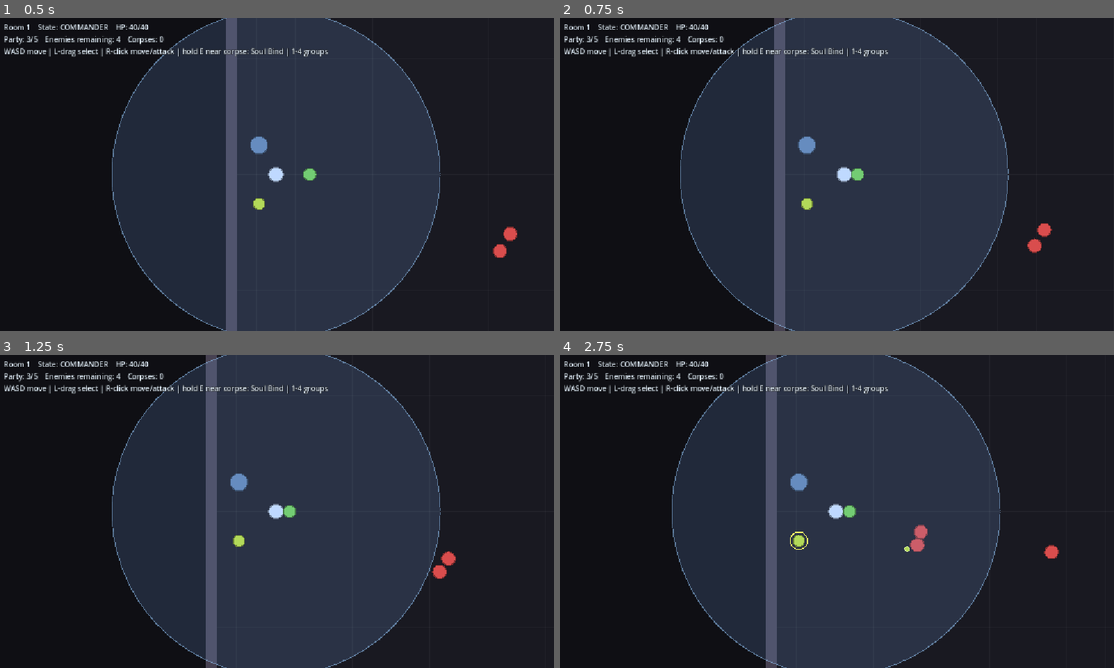
Above: before the commit, frames 1-4 (two rows, left to right).
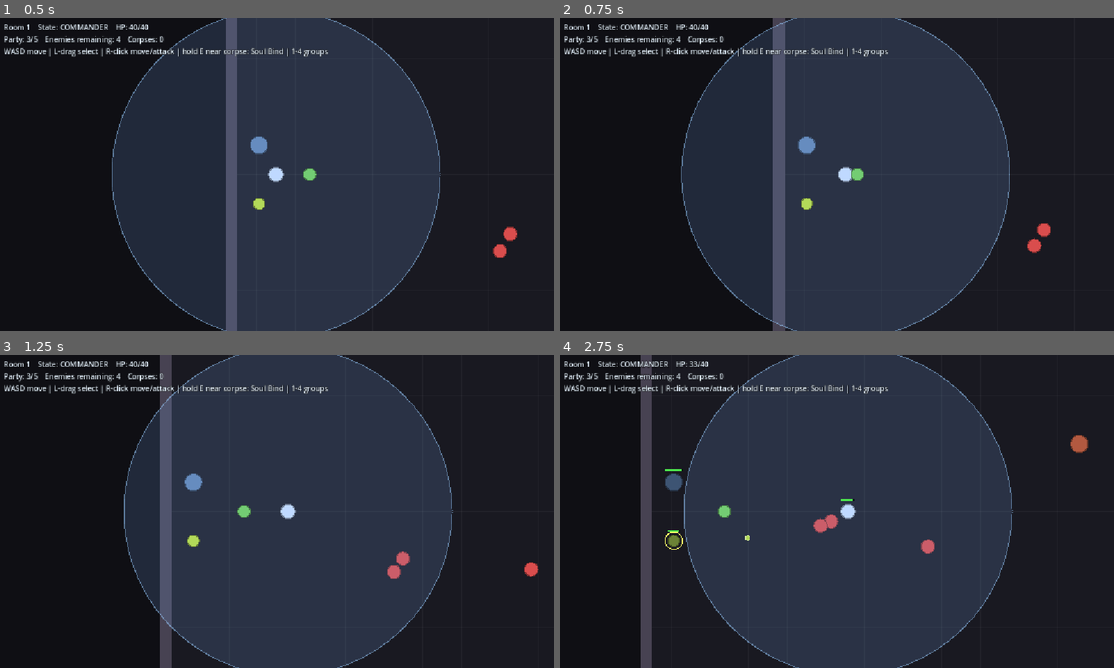
Above: after the commit, the same moments.

Repository: Pandazzian/necromancer-but-rogue-like
Game: Godot game, scene res://scenes/main.tscn
The game is run twice, just before and just after one commit, with the same random seed, the same clock (stepped at 60 frames per second) and the same inputs. This scene is started directly instead of the project's main scene.
Inputs (mouse positions are in pixels of both pictures, inside the frame that each line leads up to):
- Up to frame 1 (0.5 s): no input
- Up to frame 2 (0.75 s): tap Enter at 0.5 s; move the mouse to (958, 158) at 0.52 s; hold D (move_right) from 0.53 s (still down); hold Space (desperation_attack) from 0.53 s (still down); click (958, 158) at 0.67 s
- Up to frame 3 (1.25 s): keep holding D (move_right); keep holding Space (desperation_attack)
- Up to frame 4 (2.75 s): release D (move_right) at 1.25 s; release Space (desperation_attack) at 1.25 s; drag from (726, 527) to (809, 574) at 1.27 s; move the mouse to (892, 442) at 2.02 s; hold D (move_right) from 2.03 s (still down); tap 0 at 2.1 s

Frame 1 is identical in both runs. In frame 2, 1.3% of the frame differs, in the area x 21-89%, y 0-100%; in frame 3, 9.7%; in frame 4, 10%, in the area x 14-96%, y 0-100%.

Commit message:
Add role formations, cohesive march speed, and unit avoidance
Improve group movement so armies march as a body and stop wedging on each other.

- Formation move: selecting multiple minions and right-clicking arranges them
  into role-ordered rows (tanks front, then warriors, mages, archers rear),
  facing the march direction (rts_commander.gd).
- Cohesive march: the group moves at the slowest selected unit's speed via a
  per-order capped speed on minions, so fast units don't outrun the tanks.
- Unit avoidance: units no longer hard-collide with each other (own physics
  layers, mask = walls only) and instead use boids-style separation steering
  (BaseEntity.compute_separation), resolving the crowding/stuck-on-each-other
  problem. Movement in minion/enemy refactored to set velocity then apply
  separation in a single move_and_slide.
- Point the room's exit-door Area2D mask at the player's new physics layer so
  room transitions still fire.

Co-Authored-By: Claude Opus 4.8 <noreply@anthropic.com>

Diff:
--- a/scripts/base_entity.gd
+++ b/scripts/base_entity.gd
@@ -5,6 +5,16 @@
 
 signal died(entity: BaseEntity)
 signal health_changed(current: float, maximum: float)
+
+# Physics layer bit-values. Units collide only with WORLD (walls), never with
+# each other - crowding is resolved by soft separation steering instead.
+const LAYER_WORLD: int = 1
+const LAYER_PLAYER: int = 2
+const LAYER_MINION: int = 4
+const LAYER_ENEMY: int = 8
+
+const SEPARATION_GAIN: float = 6.0
+const SEPARATION_MAX: float = 170.0
 
 @export var max_hp: float = 100.0
 ## Radius of this actor's body, used for drawing and melee range checks.
@@ -90,6 +100,32 @@
 func _on_death() -> void:
 	queue_free()
 
+## Boids-style separation: a velocity that pushes this unit away from nearby
+## units so crowds spread out instead of jamming. Add to velocity before
+## move_and_slide(). `groups` lists which unit groups to avoid.
+func compute_separation(groups: PackedStringArray) -> Vector2:
+	var push: Vector2 = Vector2.ZERO
+	for g in groups:
+		for other in get_tree().get_nodes_in_group(g):
+			if other == self or not (other is BaseEntity):
+				continue
+			var ob := other as BaseEntity
+			if ob.is_dead:
+				continue
+			var d: Vector2 = global_position - ob.global_position
+			var dist: float = d.length()
+			var min_d: float = body_radius + ob.body_radius + 4.0
+			if dist < min_d:
+				if dist > 0.001:
+					push += (d / dist) * (min_d - dist)
+				else:
+					# Exact overlap: shove apart in a random direction.
+					push += Vector2(randf() * 2.0 - 1.0, randf() * 2.0 - 1.0) * min_d
+	push *= SEPARATION_GAIN
+	if push.length() > SEPARATION_MAX:
+		push = push.normalized() * SEPARATION_MAX
+	return push
+
 ## Helper for subclasses: draw the body circle + a small HP bar in _draw().
 func _draw_body_and_health() -> void:
 	draw_circle(Vector2.ZERO, body_radius, body_color)
--- a/scripts/enemy.gd
+++ b/scripts/enemy.gd
@@ -4,6 +4,7 @@
 ## (player or minion) and attack. On death, leaves a Corpse to be Soul Bound.
 
 const CorpseScene: PackedScene = preload("res://scenes/corpse.tscn")
+const AVOID_GROUPS: PackedStringArray = ["enemies", "minions"]
 
 ## Class definition. Assign before adding to the tree (set by Room via Classes).
 @export var archetype: UnitArchetype = null
@@ -27,6 +28,8 @@
 		body_color = Color(0.85, 0.3, 0.3)
 	super._ready()
 	add_to_group("enemies")
+	collision_layer = LAYER_ENEMY
+	collision_mask = LAYER_WORLD  # walls only; pass through units
 	attack_target_groups = PackedStringArray(["minions", "player"])
 
 func _physics_process(delta: float) -> void:
@@ -39,7 +42,7 @@
 		_retarget_cd = retarget_interval
 
 	if target == null or not is_instance_valid(target):
-		velocity = Vector2.ZERO
+		velocity = compute_separation(AVOID_GROUPS)
 		move_and_slide()
 		queue_redraw()
 		return
@@ -47,15 +50,15 @@
 	var to_target: Vector2 = target.global_position - global_position
 	if to_target.length() > attack_range:
 		velocity = to_target.normalized() * move_speed
-		move_and_slide()
 	else:
 		velocity = Vector2.ZERO
-		move_and_slide()
 		if _atk_cd <= 0.0:
 			perform_attack(target)
 			_atk_cd = attack_cooldown
 			if attack_type == UnitArchetype.AttackType.MELEE:
 				_attack_flash = 0.12
+	velocity += compute_separation(AVOID_GROUPS)
+	move_and_slide()
 	queue_redraw()
 
 func _acquire_target() -> BaseEntity:
--- a/scripts/minion.gd
+++ b/scripts/minion.gd
@@ -1,11 +1,13 @@
 class_name Minion
 extends BaseEntity
 ## An undead servant. Obeys RTS orders only inside the Command Aura; outside it,
-## it falls into Lethargy and slowly crumbles (GDD 3.1).
+## it falls into Lethargy and slowly crumbles (GDD 3.1). Units don't hard-collide
+## with each other - crowding is smoothed by separation steering.
 
 enum State { IDLE, MOVING, ATTACKING, LETHARGY }
 
 const LETHARGY_MELEE_RANGE: float = 46.0
+const AVOID_GROUPS: PackedStringArray = ["minions", "enemies"]
 
 ## Class definition. Assign before adding to the tree (set by Main via Classes).
 @export var archetype: UnitArchetype = null
@@ -28,6 +30,7 @@
 var _attack_flash: float = 0.0
 var _ordered_attack: bool = false  # true = explicit R-click order, false = auto
 var _base_color: Color = Color(0.45, 0.8, 0.45)
+var _formation_speed: float = 0.0  # >0 = move at this capped speed (slowest in group)
 
 func _ready() -> void:
 	if archetype != null:
@@ -43,6 +46,8 @@
 	auto_aggro_range = maxf(auto_aggro_range, attack_range * 0.9)
 	super._ready()
 	add_to_group("minions")
+	collision_layer = LAYER_MINION
+	collision_mask = LAYER_WORLD  # walls only; pass through units
 	attack_target_groups = PackedStringArray(["enemies"])
 	order_pos = global_position
 
@@ -58,33 +63,42 @@
 
 	var in_aura: bool = global_position.distance_to(player.global_position) <= player.aura_radius
 	if not in_aura:
-		_process_lethargy(delta)
-	else:
-		if state == State.LETHARGY:
-			state = State.IDLE  # tether re-established
-		match state:
-			State.IDLE:
-				_process_idle()
-			State.MOVING:
-				_process_moving()
-			State.ATTACKING:
-				_process_attacking()
+		_process_lethargy(delta)  # sets velocity; no separation while crumbling
+		move_and_slide()
+		queue_redraw()
+		return
+
+	if state == State.LETHARGY:
+		state = State.IDLE  # tether re-established
+	match state:
+		State.IDLE:
+			_process_idle()
+		State.MOVING:
+			_process_moving()
+		State.ATTACKING:
+			_process_attacking()
+	velocity += compute_separation(AVOID_GROUPS)
+	move_and_slide()
 	queue_redraw()
 
 # --- Orders (issued by RTSCommander) ---------------------------------------
 
-func order_move(pos: Vector2) -> void:
+## Move to `pos`. If `capped_speed` > 0, march at that speed instead of the
+## minion's own (used for cohesive formations: everyone moves at the slowest).
+func order_move(pos: Vector2, capped_speed: float = 0.0) -> void:
 	order_pos = pos
 	target = null
 	_ordered_attack = false
+	_formation_speed = capped_speed
 	state = State.MOVING
 
 func order_attack(enemy: BaseEntity) -> void:
 	target = enemy
 	_ordered_attack = true  # explicit orders chase relentlessly
+	_formation_speed = 0.0
 	state = State.ATTACKING
 
-# --- State handlers --------------------------------------------------------
+# --- State handlers (set velocity only; caller runs move_and_slide) ---------
 
 func _process_idle() -> void:
 	# Auto-engage the nearest enemy that strays into range (attack-move guard).
@@ -95,35 +109,34 @@
 		state = State.ATTACKING
 		return
 	velocity = Vector2.ZERO
-	move_and_slide()
 
 func _process_moving() -> void:
 	var to_target: Vector2 = order_pos - global_position
 	if to_target.length() <= 6.0:
 		velocity = Vector2.ZERO
-		move_and_slide()
 		state = State.IDLE
+		_formation_speed = 0.0
 		return
-	velocity = to_target.normalized() * move_speed
-	move_and_slide()
+	var spd: float = _formation_speed if _formation_speed > 0.0 else move_speed
+	velocity = to_target.normalized() * spd
 
 func _process_attacking() -> void:
 	if target == null or not is_instance_valid(target) or target.is_dead:
 		target = null
+		velocity = Vector2.ZERO
 		state = State.IDLE
 		return
 	var to_target: Vector2 = target.global_position - global_position
 	# Auto-acquired targets have a leash so minions can't be baited out of the aura.
 	if not _ordered_attack and to_target.length() > auto_aggro_range * auto_leash_mult:
 		target = null
+		velocity = Vector2.ZERO
 		state = State.IDLE
 		return
 	if to_target.length() > attack_range:
 		velocity = to_target.normalized() * move_speed
-		move_and_slide()
 	else:
 		velocity = Vector2.ZERO
-		move_and_slide()
 		if _atk_cd <= 0.0:
 			perform_attack(target)
 			_atk_cd = attack_cooldown
@@ -133,7 +146,6 @@
 func _process_lethargy(delta: float) -> void:
 	state = State.LETHARGY
 	velocity = Vector2.ZERO
-	move_and_slide()
 	take_true_damage(lethargy_dps * delta)  # crumbles over time, ignores defense
 	# Crippled: no movement and no ranged attacks, just weak flails at melee range.
 	if _atk_cd <= 0.0:
--- a/scripts/player.gd
+++ b/scripts/player.gd
@@ -37,6 +37,8 @@
 	body_color = Color(0.75, 0.85, 1.0)
 	super._ready()
 	add_to_group("player")
+	collision_layer = LAYER_PLAYER
+	collision_mask = LAYER_WORLD  # walls only; pass through units
 
 func _physics_process(delta: float) -> void:
 	_desperation_atk_cd = maxf(0.0, _desperation_atk_cd - delta)
--- a/scripts/room.gd
+++ b/scripts/room.gd
@@ -89,8 +89,10 @@
 	gate.add_child(_gate_shape)
 
 	# Trigger: detects the player leaving through the opened doorway.
+	# The player has its own physics layer, so mask specifically for it.
 	var area := Area2D.new()
 	area.name = "DoorArea"
+	area.collision_mask = BaseEntity.LAYER_PLAYER
 	add_child(area)
 	var acs := CollisionShape2D.new()
 	var ashape := RectangleShape2D.new()
--- a/scripts/rts_commander.gd
+++ b/scripts/rts_commander.gd
@@ -58,13 +58,63 @@
 				_set_selected(m, true)
 	queue_redraw()
 
+## Front-to-back battle order for formation rows (Age-of-Empires style):
+## tanks soak up front, archers stay safe at the back.
+const ROLE_ORDER: Dictionary = {"tank": 0, "warrior": 1, "mage": 2, "archer": 3}
+const FORMATION_SPACING: float = 48.0  # gap between units within a row
+const FORMATION_ROW_GAP: float = 54.0  # gap between rows (depth)
+
 func _issue_order(pos: Vector2) -> void:
 	var enemy: Enemy = _enemy_under(pos)
-	for m in _selected_minions():
-		if enemy != null:
+	var selected: Array = _selected_minions()
+	if enemy != null:
+		for m in selected:
 			m.order_attack(enemy)
-		else:
+	elif selected.size() <= 1:
+		for m in selected:
 			m.order_move(pos)
+	else:
+		_formation_move(selected, pos)
+
+## Arrange the selected minions into role-ordered rows facing the march direction.
+func _formation_move(minions: Array, pos: Vector2) -> void:
+	# Face from the group's current centre toward the destination.
+	var centroid: Vector2 = Vector2.ZERO
+	for m in minions:
+		centroid += m.global_position
+	centroid /= float(minions.size())
+	var dir: Vector2 = pos - centroid
+	dir = dir.normalized() if dir.length() > 1.0 else Vector2.UP
+	var perp: Vector2 = Vector2(-dir.y, dir.x)  # row-width axis
+
+	# Cohesive march: the whole group moves at the slowest unit's speed so the
+	# formation stays together and faster units don't outrun the tanks.
+	var group_speed: float = INF
+	for m in minions:
+		group_speed = minf(group_speed, m.move_speed)
+
+	# Bucket minions by role, one row per present role.
+	var rows: Dictionary = {}  # rank -> Array[Minion]
+	for m in minions:
+		var rank: int = ROLE_ORDER.get(m.class_id, 1)
+		if not rows.has(rank):
+			rows[rank] = []
+		rows[rank].append(m)
+	var ranks: Array = rows.keys()
+	ranks.sort()
+
+	# Front row (lowest rank = tanks) sits closest to the target; rows step back.
+	var total_depth: float = float(ranks.size() - 1) * FORMATION_ROW_GAP
+	var row_index: int = 0
+	for rank in ranks:
+		var row: Array = rows[rank]
+		var depth: float = total_depth * 0.5 - float(row_index) * FORMATION_ROW_GAP
+		var row_center: Vector2 = pos + dir * depth
+		var k: int = row.size()
+		for i in range(k):
+			var offset: float = (float(i) - float(k - 1) * 0.5) * FORMATION_SPACING
+			row[i].order_move(row_center + perp * offset, group_speed)
+		row_index += 1
 
 # --- Control groups --------------------------------------------------------
 
